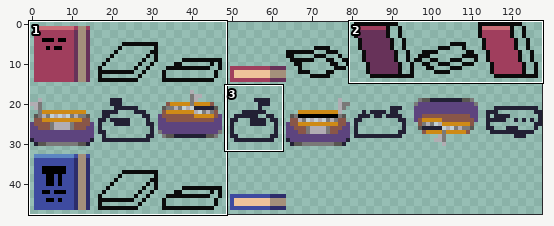
File history of a sprite sheet, Assets/Sprites/Objects.png. Above: a wide view before the commit, with the close-up outlined.
Close-up. Old version:
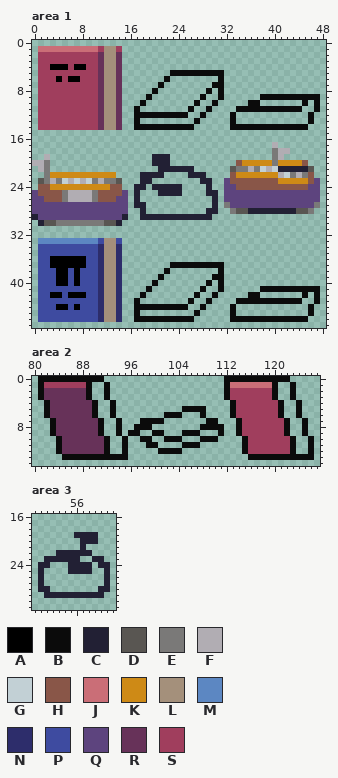
The file is 128x48 pixels. Shown: area 1: x 0..48, y 0..47; area 2: x 80..127, y 0..14; area 3: x 49..62, y 16..31. The commit also changed other parts of the picture, which this record leaves out.
Palette (. is transparent): A #000000  B #0b0b0b  C #222034  D #595652  E #7a7978  F #b1adb3  G #c2d0d5  H #895648  J #ca6e77  K #ce8a16  L #a4907b  M #5c87c2  N #2d2d6b  P #3e4ba0  Q #5d447e  R #673259  S #a03e5d
Pixels before, area 1, first column x 0:
 1 .JJJJJJJJJJSLLS.................................
 2 .SSSSSSSSSSRLLR.................................
 3 .SSSSSSSSSSRLLR.................................
 4 .SSAAASAASSRLLR.................................
 5 .SSSSSSSSSSRLLR........BBBBBBBBB................
 6 .SSSASAASSSRLLR.......B........B................
 7 .SSSSSSSSSSRLLR......B........BB................
 8 .SSSSSSSSSSRLLR.....B........B.B................
 9 .SSSSSSSSSSRLLR....B........B..B......BBBBBBBBBB
10 .SSSSSSSSSSRLLR...B........B..B.....BB.......B.B
11 .SSSSSSSSSSRLLR..B........B..B....BBBBBBBBBBB..B
12 .SSSSSSSSSSRLLR..BBBBBBBBB..B....B............B.
13 .SSSSSSSSSSRLLR..B.........B.....B............B.
14 .SSSSSSSSSSRLLR..BBBBBBBBBB......BBBBBBBBBBBBB..
15 ................................................
16 ................................................
17 ........................................F.......
18 ........................................EFF.....
19 ..F.................CCC.................EF......
20 FFE.................CCC...........HKKKKKEKKKKH..
21 .FE..................CCCCCC......DEEFEGFGCCCCCD.
22 ..EKKKKKKKKKKK....CCCC....CCC....HKKKKKKKFGEFEH.
23 .DEFEGFGFGEFEED...CC........CC..QHHHHHHHHKKKKKHQ
24 .HHKKKKKKKKKKHH..CC.CCCCC....C..QQHHHHHHHHHHHHQQ
25 QHHHHEFFFFEHHHHQ.C...CCCC....CC.QQQQQQQQQQQQQQQQ
26 QQHHHEFFFFEHHHQQ.C............C.QQQQQQQQQQQQQQQQ
27 QQQQQQQQQQQQQQQQ.CC...........C.EQQQQQQQQQQQQQQE
28 QQQQQQQQQQQQQQQQ..C..........CC..EDDCCCCCCCCDDE.
29 CQQQQQQQQQQQQQQC..CCCCCCCCCCCC..................
30 .CDDEEEEEEEEDDC.................................
31 ................................................
32 ................................................
33 .MMMMMMMMMMPLLP.................................
34 .PPPPPPPPPPNLLN.................................
35 .PPPPPPPPPPNLLN.................................
36 .PPAAAAAAPPNLLN.................................
37 .PPAAAAAAPPNLLN........BBBBBBBBB................
38 .PPPAAPAPPPNLLN.......B........B................
39 .PPPAAPAPPPNLLN......B........BB................
40 .PPPAAPAPPPNLLN.....B........B.B................
41 .PPPPPPPPPPNLLN....B........B..B......BBBBBBBBBB
42 .PPAAPAAAPPNLLN...B........B..B.....BB.......B.B
43 .PPPPPPPPPPNLLN..B........B..B....BBBBBBBBBBB..B
44 .PPPAAPAPPPNLLN..BBBBBBBBB..B....B............B.
45 .PPPPPPPPPPNLLN..B.........B.....B............B.
46 .PPPPPPPPPPNLLN..BBBBBBBBBB......BBBBBBBBBBBBB..
Pixels before, area 2, first column x 81:
 0 BBBBBBBBBBB....................BBBBBBBBBBB....
 1 BSSSSSSSB..B...................BJJJJJJJB..B...
 2 BRRRRRRRB..B...................BSSSSSSSB..B...
 3 BRRRRRRRB..B...................BSSSSSSSB..B...
 4 .BRRRRRRRB..B...................BSSSSSSSB..B..
 5 .BRRRRRRRB..B...........BBBB....BSSSSSSSB..B..
 6 .BRRRRRRRB..B........BBB...B....BSSSSSSSB..B..
 7 ..BRRRRRRRB..B...BBBB.......BB...BSSSSSSSB..B.
 8 ..BRRRRRRRB..B..BBB........BBBB..BSSSSSSSB..B.
 9 ..BRRRRRRRB..B.BB..BB...BBB...B..BSSSSSSSB..B.
10 ...BRRRRRRRB..B..BB..BBB...BBB....BSSSSSSSB..B
11 ...BRRRRRRRB..B...BB....BBB.......BSSSSSSSB..B
12 ...BRRRRRRRB..B.....BBBB..........BSSSSSSSB..B
13 ....BBBBBBBBBBB....................BBBBBBBBBBB
Pixels before, area 3, first column x 50:
19 ......CCCC..
20 .......CCC..
21 .......C....
22 ...CCCCCC...
23 .CCCCCC..CC.
24 CC...CCCC.CC
25 C....CCCC..C
26 C..........C
27 C..........C
28 CC........CC
29 .CCCCCCCCCC.
After:
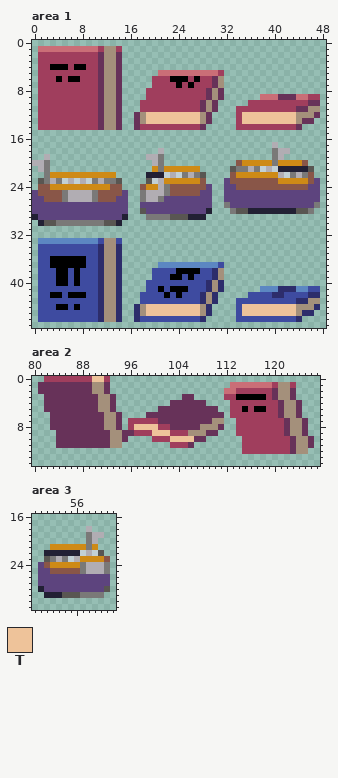
Colours new in this view: T #eec39a
Change:
Changed rows in their new state; - is an unchanged pixel.
Area 1:
first column x 17:
 5 ----JJJJJJJJJJS----------------
 6 ---SSSAAASASSRL----------------
 7 ---SSSSASASSSRL----------------
 8 --SSSSSSSSSSRLR----------------
 9 --SSSSSSSSSSRLR------JJJRRRJJSS
10 -SSSSSSSSSSRLR-----SSSSSSSSSSRR
11 .SSSSSSSSSSRLR---SSSSSSSSSSRRLL
12 RLTTTTTTTTTLR---.STTTTTTTTTLLLR
13 RLTTTTTTTTTLR---.STTTTTTTTTLRR-
14 RSSSSSSSSSSR----.SSSSSSSSSSR.--
first column x 17:
18 ----F---------
19 --FFE.--------
20 ---FE.--------
21 ---KEKKKKKK---
22 -.---GFGEFED--
23 -.DGFKKKKKKH.-
24 .HKKFEHHHHHHQ-
25 .EFFFEHHHHHQQ.
26 .EFFEQQQQQQQQ.
27 .QQQQQQQQQQQQ.
28 -DQQQQQQQQQQ-.
29 -.EEEEDDD---.-
first column x 17:
37 ----MMMMMMMMMMP----------------
38 ---PPPPAAAAPPNL----------------
39 ---PPPAAPAPPPNL----------------
40 --PPPPPPPPPPNLN----------------
41 --PPAPAAAPPPNLN------MMMNNNMMPP
42 -PPPPAPAPPPNLN-----PPPPNNPPPPNN
43 .PPPPPPPPPPNLN---PPPPPPPPPPNNLL
44 NLTTTTTTTTTLN---.PTTTTTTTTTLLLN
45 NLTTTTTTTTTLN---.PTTTTTTTTTLNN-
46 NPPPPPPPPPPN----.PPPPPPPPPPN.--
Area 2:
first column x 81:
 0 .SSSSSSSSTTS-------------------...........----
 1 RRRRRRRRRLLR-------------------.-------SLLS---
 2 R-------RLLR-------------------JJ------RLLR---
 3 .-------RRLLR-----------RR-----S-AAAAA-RLLR---
 4 -R-------RLLR---------RRRRRR----S-------RLLR--
 5 -R-------RLLR-------RRRRRRRRRR--S-A-AA--RLLR--
 6 -.-------RRLLR----RRRRRRRRRRRRR-S-------RLLR--
 7 --R-------RLLR-SSSSSRRRRRRRRRLL--S-------RLLR-
 8 --R-------RLLR-STTTTSSRRRRRLLLR--S-------RLLR-
 9 --.-------RRLLRRSSSTTTSSSLLLRR.--S-------RLLR-
10 ---R-------RLLR--..SSSTTTTRR..----S-------RLLR
11 ---R-------RLL.---..--SSSR.-------S-------RLLR
12 ---.........--.-----....----------S-------RLL.
13 ----...........--------------------...........
Area 3:
first column x 50:
18 --------F---
19 ------..EFF-
20 -------.EF--
21 --KKKKKKEK--
22 -CC----GFGD-
23 -DEFEGFKKKKH
24 QHKKKKKEFFFE
25 QQHHHHHEFFFE
26 QQQQQQQQQQQQ
27 QQQQQQQQQQQQ
28 -QQQQQQQQQQD
29 ----DDDEEEE-
Where, in picture pixels (left, top, right, bottom), the same in both close-ups:
changed: (134, 70, 320, 130)
changed: (134, 148, 218, 220)
changed: (134, 262, 320, 322)
changed: (38, 376, 314, 460)
changed: (38, 526, 110, 598)
